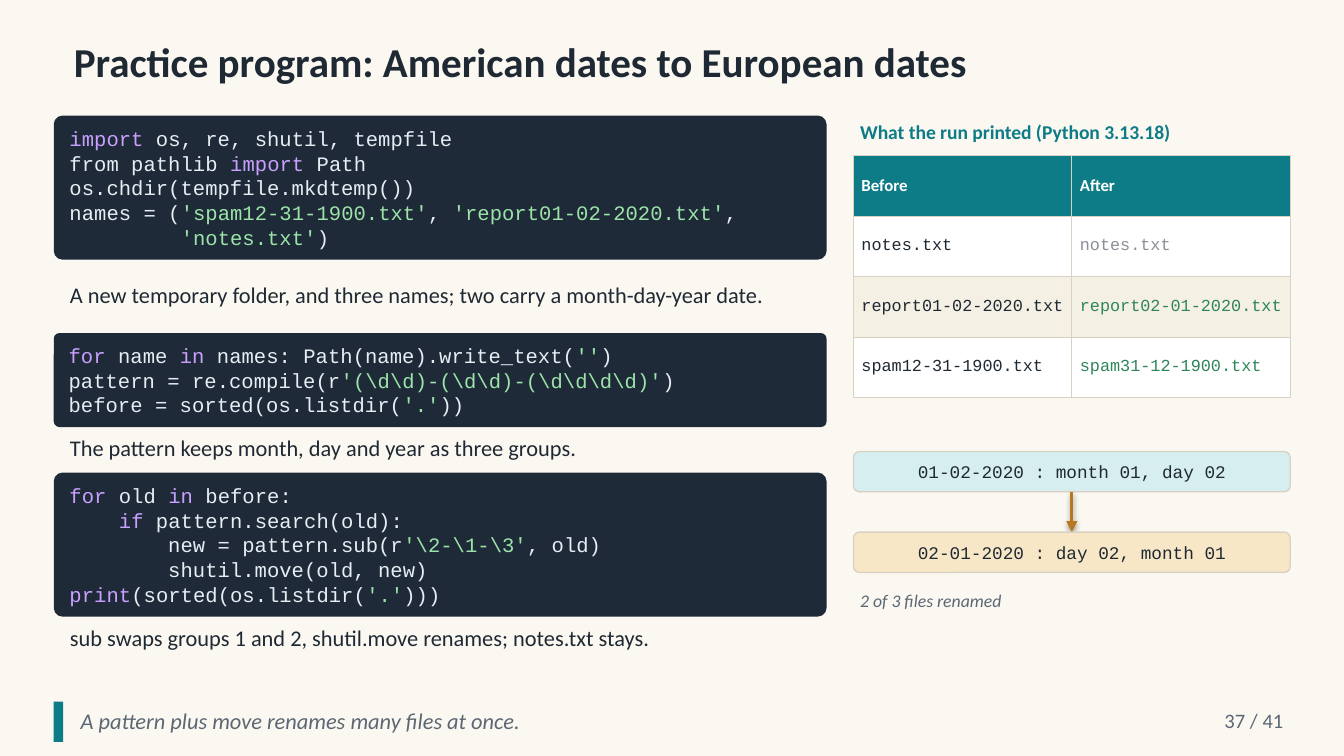
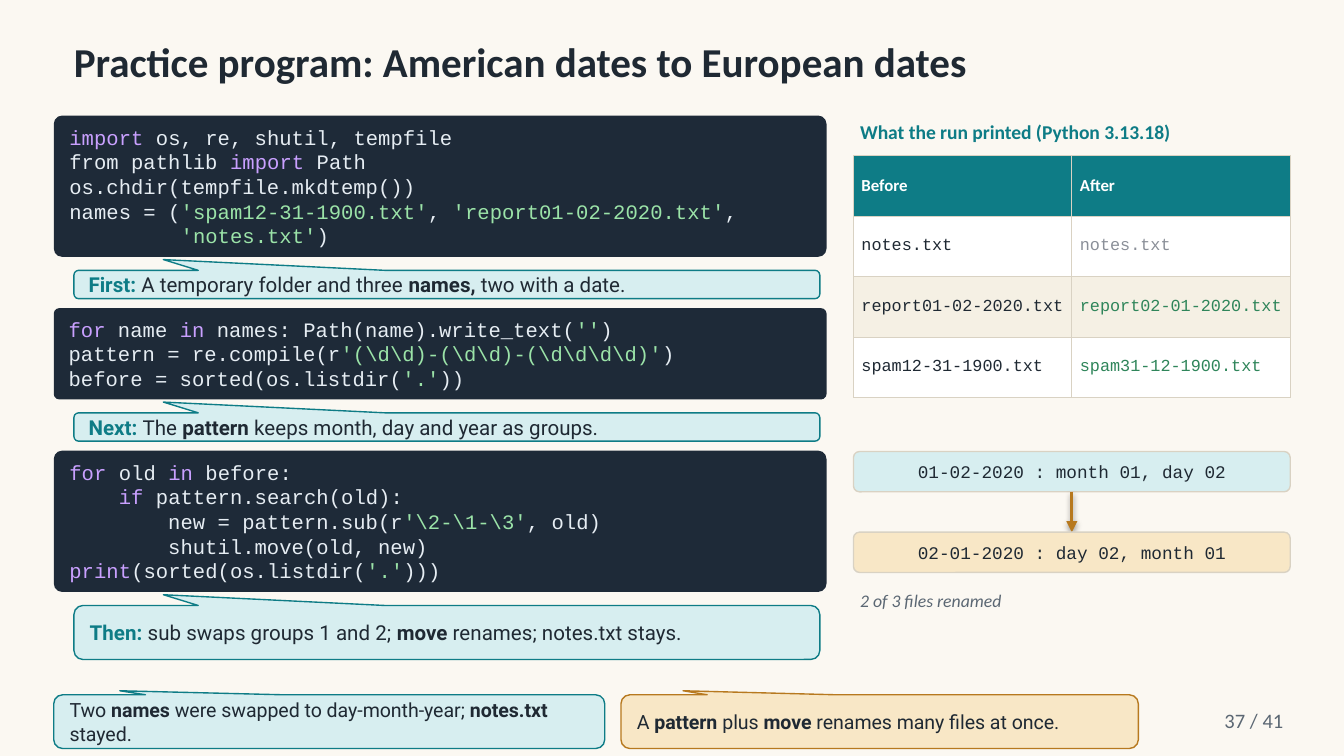
Before and after one commit to altunelyusuf/AdvancedProgrammingWithPython, a slide deck: slide 37 of 03-materials/ch11/SEN0414_Ch11_OrganizingFiles_3e_v3_0_0.pptx. Drawn at 1344x756 pixels with LibreOffice and Linux fonts; fonts in the diff are those of the drawing. Boxes give left, top, right and bottom in pixels: in the first picture for what was removed or moved away, otherwise in the second. Text is boxed around its words. In the diff, an @@ line names an element or a change of style, - is before the commit and + after.

```diff
--- a/03-materials/ch11/SEN0414_Ch11_OrganizingFiles_3e_v3_0_0.pptx
+++ b/03-materials/ch11/SEN0414_Ch11_OrganizingFiles_3e_v3_0_0.pptx
@@ fill none to #D7EEF0; outline none to #0E7C86 0.75 pt in 3 elements at <box>74,605,820,659</box>, <box>74,413,820,441</box>, <box>74,270,820,298</box> @@
@@ rounded speech box "First: A temporary folder and ...": place and size @@
-rounded speech box "First: A temporary folder and ..." at <box>70,287,762,307</box>
+rounded speech box "First: A temporary folder and ..." at <box>74,270,820,298</box>
@@ text in rounded speech box at <box>89,276,626,297</box>: text changed; size 12 to 11 pt; font Calibri to Roboto @@
-A new temporary folder, and three names; two carry a month-day-year date.
+First: A temporary folder and three names, two with a date.
@@ rounded rectangle "for name in names: Path(name).write_text('')": place and size @@
-rounded rectangle "for name in names: Path(name).write_text('')" at <box>54,333,827,427</box>
+rounded rectangle "for name in names: Path(name).write_text('')" at <box>54,308,827,399</box>
@@ rounded speech box "Next: The pattern keeps month, ...": place and size @@
-rounded speech box "Next: The pattern keeps month, ..." at <box>70,440,576,460</box>
+rounded speech box "Next: The pattern keeps month, ..." at <box>74,413,820,441</box>
@@ text in rounded speech box at <box>89,419,598,441</box>: text changed; size 12 to 11 pt; font Calibri to Roboto @@
-The pattern keeps month, day and year as three groups.
+Next: The pattern keeps month, day and year as groups.
@@ rounded rectangle "for old in before:": place and size @@
-rounded rectangle "for old in before:" at <box>54,473,827,617</box>
+rounded rectangle "for old in before:" at <box>54,450,827,591</box>
@@ rounded speech box "Then: sub swaps groups 1 ...": place and size @@
-rounded speech box "Then: sub swaps groups 1 ..." at <box>70,630,649,650</box>
+rounded speech box "Then: sub swaps groups 1 ..." at <box>74,605,820,659</box>
@@ text in rounded speech box at <box>90,624,681,645</box>: text changed; size 12 to 11 pt; font Calibri to Roboto @@
-sub swaps groups 1 and 2, shutil.move renames; notes.txt stays.
+Then: sub swaps groups 1 and 2; move renames; notes.txt stays.
@@ rectangle removed at <box>54,702,63,742</box> @@
@@ rounded speech box added at <box>54,695,605,749</box>, fill #D7EEF0, outline #0E7C86 0.75 pt, 10.5 pt, text #1F2933 @@
+Two names were swapped to day-month-year; notes.txt stayed.
@@ rounded speech box "A pattern plus move renames ...": place and size @@
-rounded speech box "A pattern plus move renames ..." at <box>81,713,520,733</box>
+rounded speech box "A pattern plus move renames ..." at <box>621,695,1138,749</box>
@@ rounded speech box "A pattern plus move renames ..." at <box>621,695,1138,749</box>: size 12 to 10.5 pt, font Calibri to Roboto, text colour #5B6773 to #1F2933, italic off; bold on in "pattern move"; fill none to #F8E7C6; outline none to #B7791F 0.75 pt @@
```
Also in this commit, not shown: 30 other slides changed, 18 other files.
